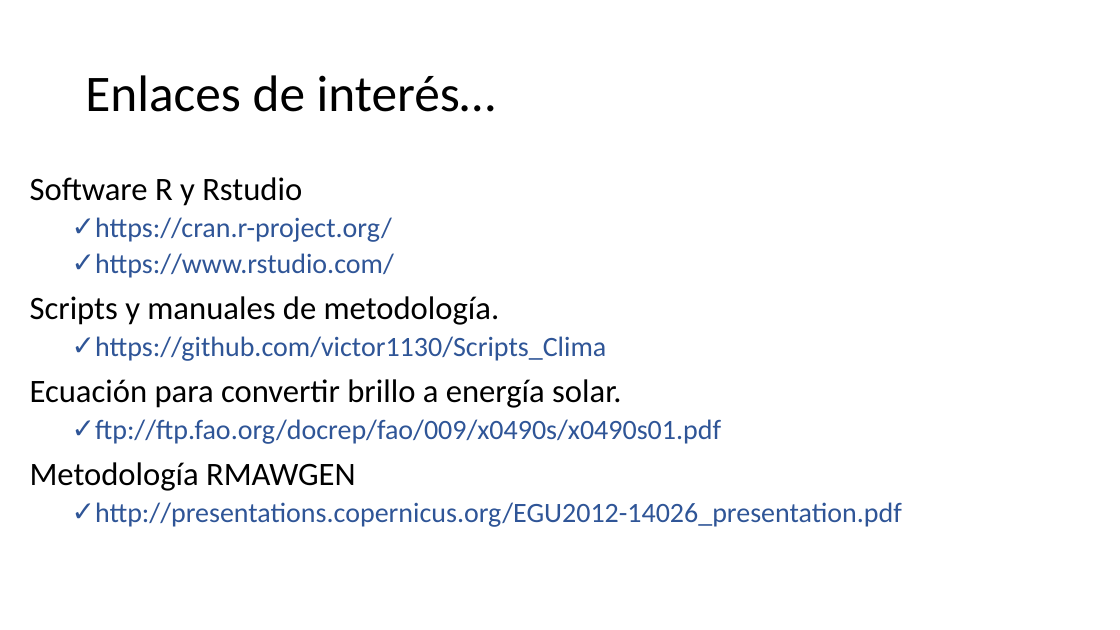
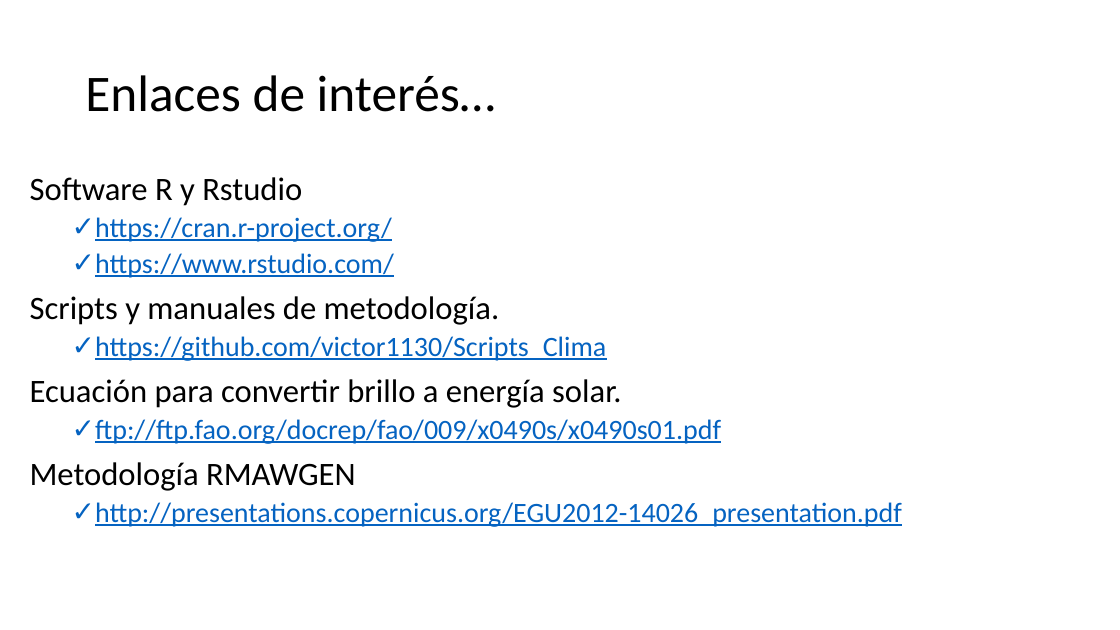
Before and after one commit to victor1130/Scripts_Clima, a slide deck: slide 22 of Tratamiento de datos climáticos.pptx (slide 20 before the commit). Drawn at 1120x630 pixels with LibreOffice and Linux fonts; fonts in the diff are those of the drawing. Boxes give left, top, right and bottom in pixels: in the first picture for what was removed or moved away, otherwise in the second. Text is boxed around its words. In the diff, an @@ line names an element or a change of style, - is before the commit and + after.

```diff
--- a/Tratamiento de datos climáticos.pptx
+++ b/Tratamiento de datos climáticos.pptx
@@ text at box(95, 217, 902, 527): text colour #2F5597 to #0563C1, underline on in "https://cran.r-project.org/", "https://www.rstudio.com/", "https://github.com/victor1130/Scripts_Clima", "ftp://ftp.fao.org/docrep/fao/009/x0490s/x0490s01.pdf" and 1 more places @@
```
Also in this commit, not shown: 11 other slides changed, 3 slides added, 1 slide removed, 3 other files.
